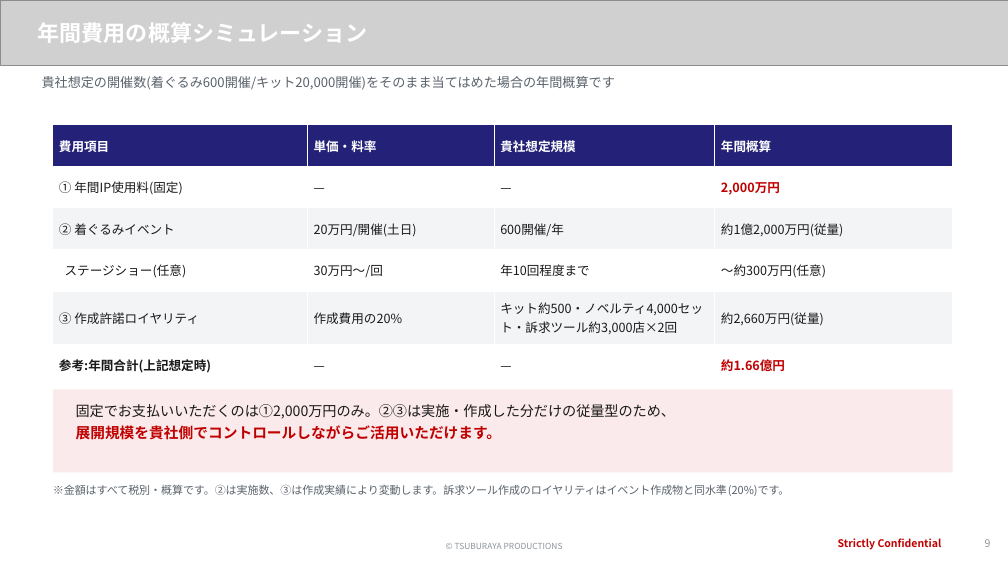
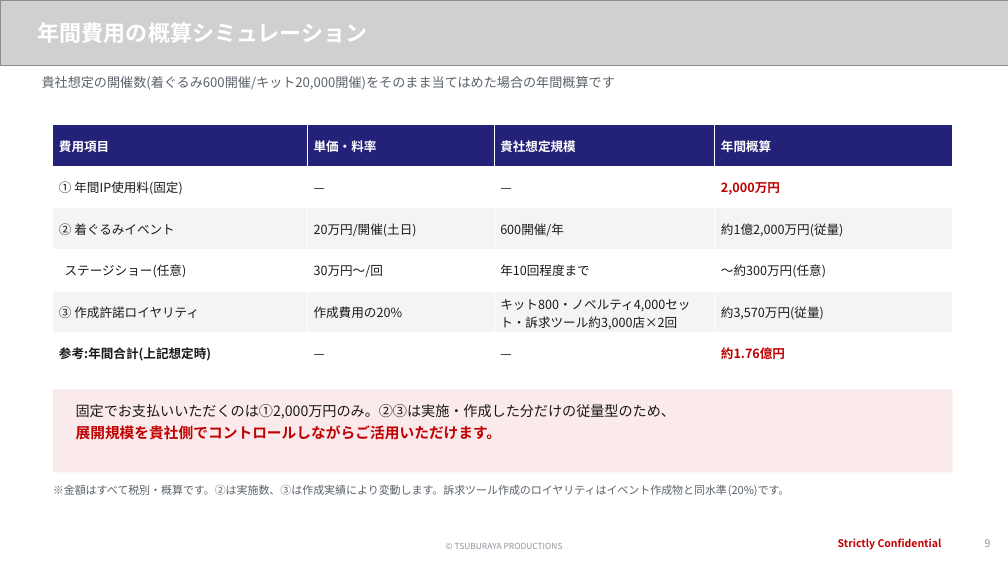
Before and after one commit to hayatoshintani-spe/kessho-lens, a slide deck: slide 9 of docs/proposals/softbank-ultraman-caravan/ウルトラマンIP導入のご提案_統合版.pptx. Drawn at 1008x567 pixels with LibreOffice and Linux fonts; fonts in the diff are those of the drawing; grey boxes stand for pictures. Boxes give left, top, right and bottom in pixels: in the first picture for what was removed or moved away, otherwise in the second. Text is boxed around its words. In the diff, an @@ line names an element or a change of style, - is before the commit and + after.

```diff
--- a/docs/proposals/softbank-ultraman-caravan/ウルトラマンIP導入のご提案_統合版.pptx
+++ b/docs/proposals/softbank-ultraman-caravan/ウルトラマンIP導入のご提案_統合版.pptx
@@ table at bbox=[53, 125, 953, 374] @@
-row 5, column 3: キット約500・ノベルティ4,000セット・訴求ツール約3,000店×2回
+row 5, column 3: キット800・ノベルティ4,000セット・訴求ツール約3,000店×2回
-row 5, column 4: 約2,660万円(従量)
+row 5, column 4: 約3,570万円(従量)
-row 6, column 4: 約1.66億円
+row 6, column 4: 約1.76億円
```
Also in this commit, not shown: 1 other slide changed, 7 other files.
